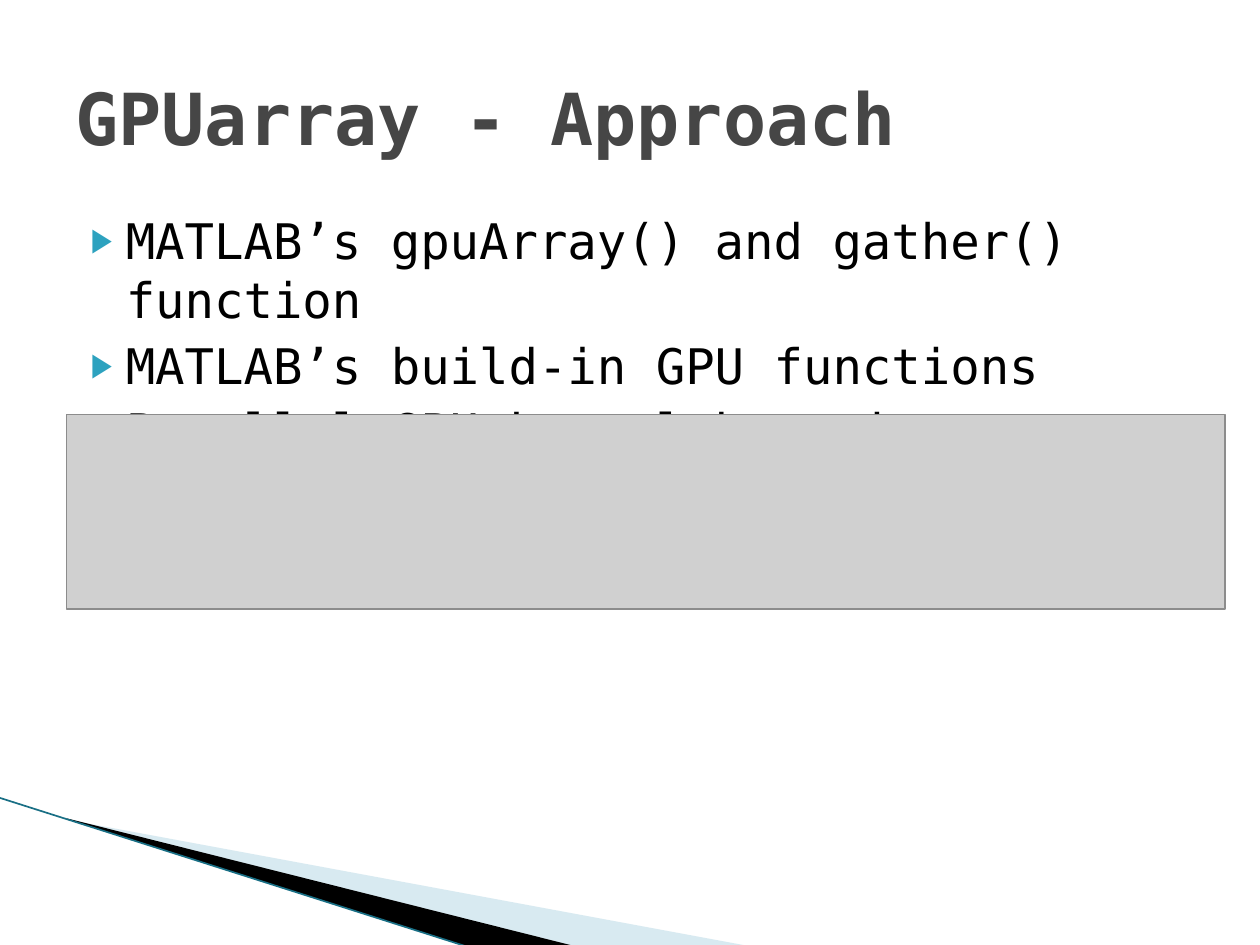
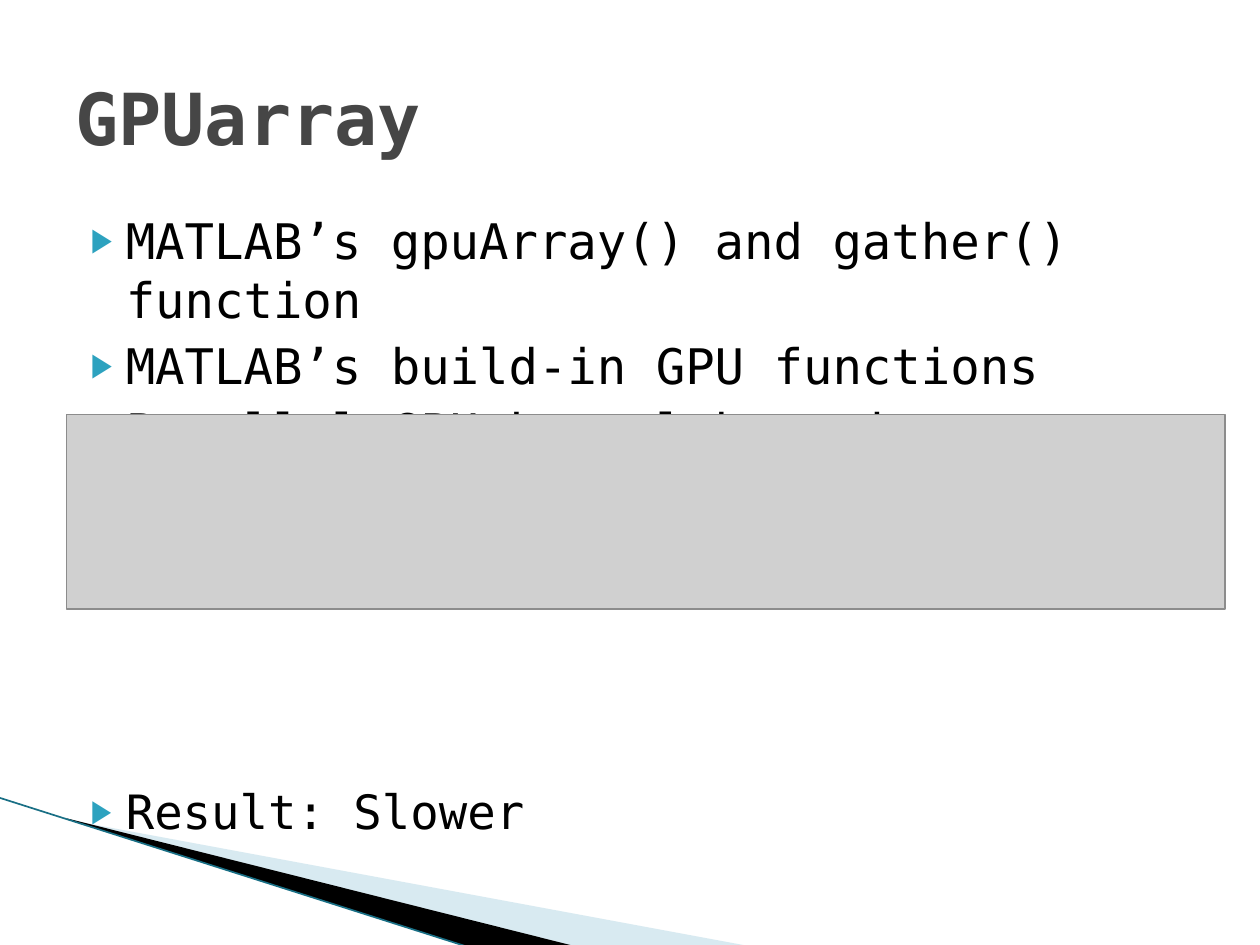
Before and after one commit to Keripo/DancingMonkeysAccelerated, a slide deck: slide 7 of final/presentation.pptx. Drawn at 1260x945 pixels with LibreOffice and Linux fonts; fonts in the diff are those of the drawing; grey boxes stand for pictures; background and template pictures are left out. Boxes give left, top, right and bottom in pixels: in the first picture for what was removed or moved away, otherwise in the second. Text is boxed around its words. In the diff, an @@ line names an element or a change of style, - is before the commit and + after.

```diff
--- a/final/presentation.pptx
+++ b/final/presentation.pptx
@@ title at [75, 92, 420, 160]: text changed @@
-GPUarray - Approach
+GPUarray
@@ text at [126, 792, 524, 840]: paragraph added @@
+▶ Result: Slower
```
Also in this commit, not shown: 7 slides added, 3 slides removed.
